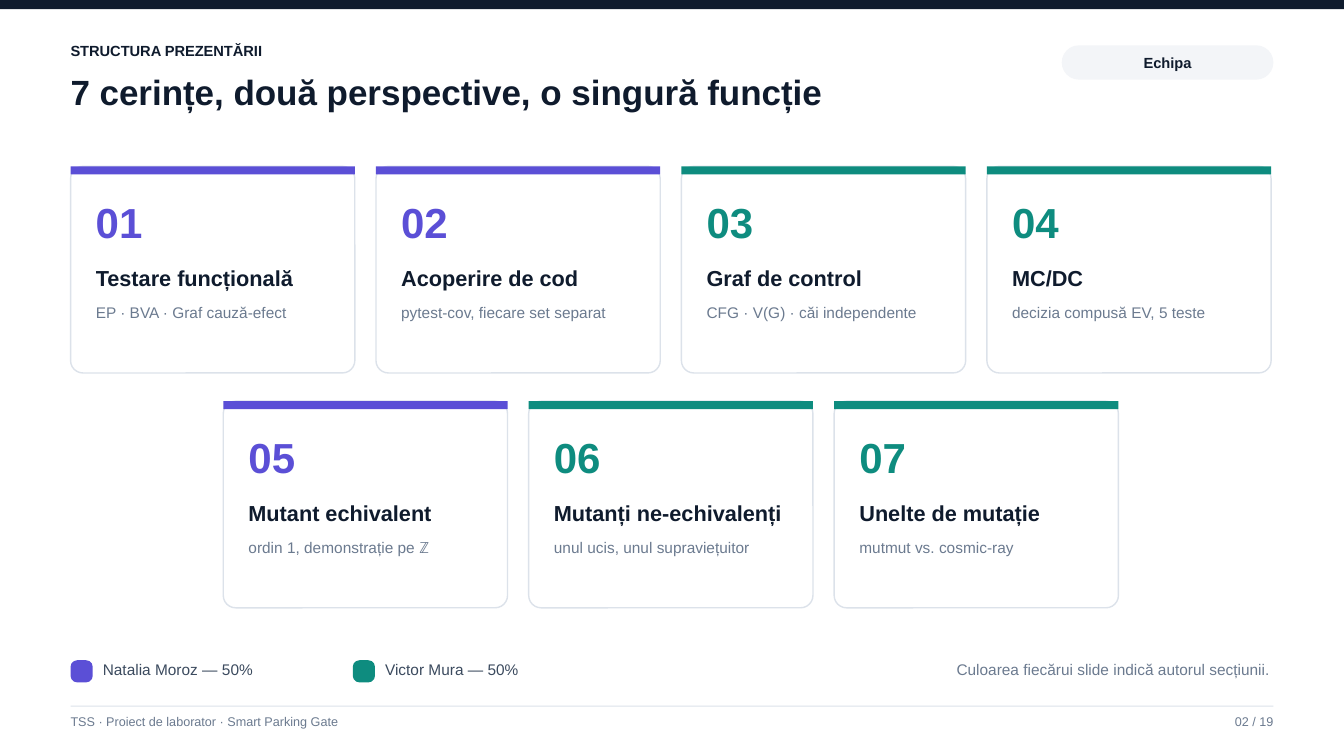
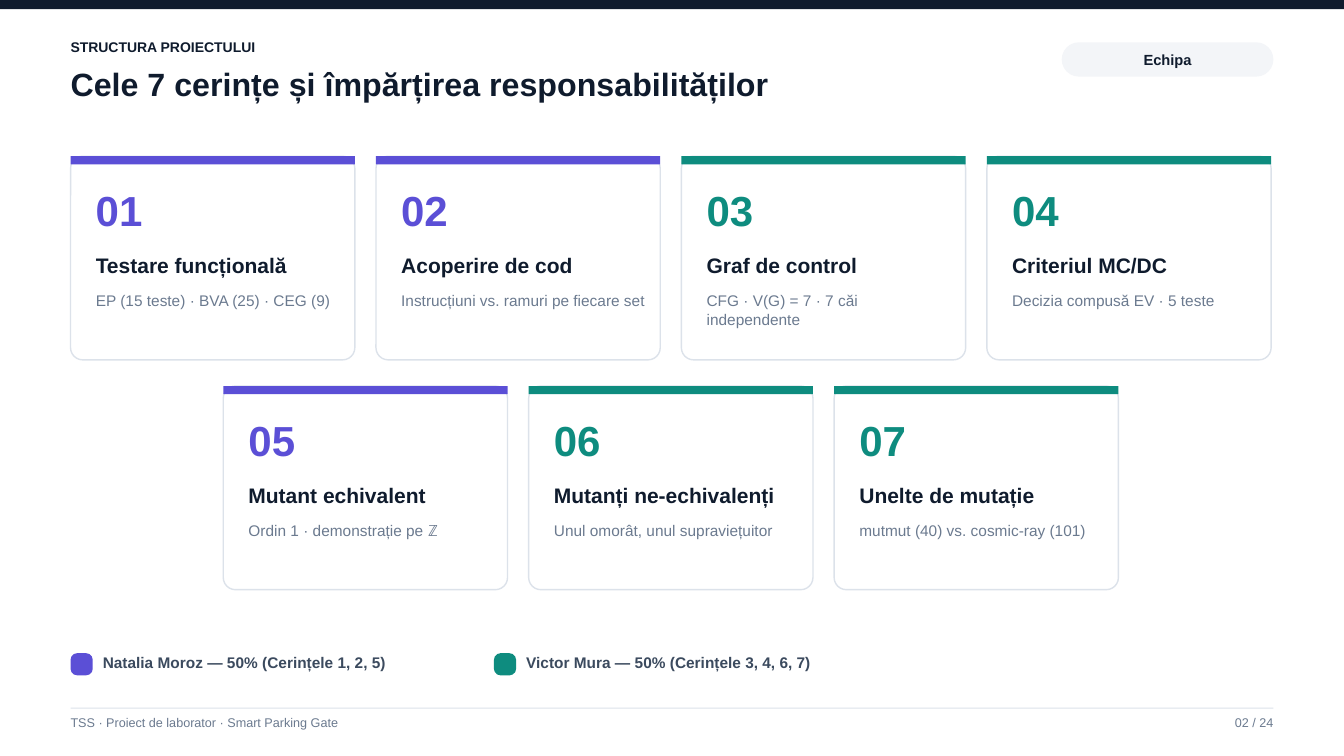
Before and after one commit to victormura/tss, a slide deck: slide 2 of proiect_laborator/docs/Prezentare_Laborator_TSS.pptx. Drawn at 1344x756 pixels with LibreOffice and Linux fonts; fonts in the diff are those of the drawing. Boxes give left, top, right and bottom in pixels: in the first picture for what was removed or moved away, otherwise in the second. Text is boxed around its words. In the diff, an @@ line names an element or a change of style, - is before the commit and + after.

```diff
--- a/proiect_laborator/docs/Prezentare_Laborator_TSS.pptx
+++ b/proiect_laborator/docs/Prezentare_Laborator_TSS.pptx
@@ text at (71,42,256,52): text changed; size 10.5 to 10 pt @@
-STRUCTURA PREZENTĂRII
+STRUCTURA PROIECTULUI
@@ text at (71,72,768,103): text changed; size 25 to 23 pt @@
-7 cerințe, două perspective, o singură funcție
+Cele 7 cerințe și împărțirea responsabilităților
@@ 7 texts, 4 rectangles, 4 rounded rectangles: place and size @@
-7 texts, 4 rectangles, 4 rounded rectangles at (71,166,1271,373)
+7 texts, 4 rectangles, 4 rounded rectangles at (71,156,1271,360)
@@ text at (1012,257,1167,274): text changed; size 15.5 to 15 pt @@
-MC/DC
+Criteriul MC/DC
@@ text at (96,295,330,309): text changed @@
-EP · BVA · Graf cauză-efect
+EP (15 teste) · BVA (25) · CEG (9)
@@ text at (401,295,645,309): text changed @@
-pytest-cov, fiecare set separat
+Instrucțiuni vs. ramuri pe fiecare set
@@ text at (707,295,858,328): text changed @@
-CFG · V(G) · căi independente
+CFG · V(G) = 7 · 7 căi independente
@@ text at (1012,295,1214,309): text changed @@
-decizia compusă EV, 5 teste
+Decizia compusă EV · 5 teste
@@ 3 texts, 3 rectangles, 3 rounded rectangles: place and size @@
-3 texts, 3 rectangles, 3 rounded rectangles at (223,401,1119,608)
+3 texts, 3 rectangles, 3 rounded rectangles at (223,386,1119,590)
@@ 3 texts: place and size @@
-3 texts at (248,443,906,474)
+3 texts at (248,426,906,457)
@@ size 15.5 to 15 pt in 6 elements at (96,257,287,278), (401,257,572,278), (707,257,857,274), (248,487,426,504), (554,487,774,508), (859,487,1035,508) @@
@@ text at (248,525,438,539): text changed @@
-ordin 1, demonstrație pe ℤ
+Ordin 1 · demonstrație pe ℤ
@@ text at (554,525,773,539): text changed @@
-unul ucis, unul supraviețuitor
+Unul omorât, unul supraviețuitor
@@ text at (859,525,1086,539): text changed @@
-mutmut vs. cosmic-ray
+mutmut (40) vs. cosmic-ray (101)
@@ rounded rectangle: place and size @@
-rounded rectangle at (71,660,93,683)
+rounded rectangle at (71,653,93,676)
@@ text at (103,657,386,672): text changed; bold on @@
-Natalia Moroz — 50%
+Natalia Moroz — 50% (Cerințele 1, 2, 5)
@@ rounded rectangle: place and size @@
-rounded rectangle at (353,660,375,683)
+rounded rectangle at (494,653,516,676)
@@ text at (526,657,811,672): text changed; bold on @@
-Victor Mura — 50%
+Victor Mura — 50% (Cerințele 3, 4, 6, 7)
@@ text removed at (957,663,1269,678) @@
-Culoarea fiecărui slide indică autorul secțiunii.
@@ text at (1235,718,1273,727): text changed @@
-02 / 19
+02 / 24
```
Also in this commit, not shown: 12 other slides changed, 11 slides added, 6 slides removed, 17 other files.
